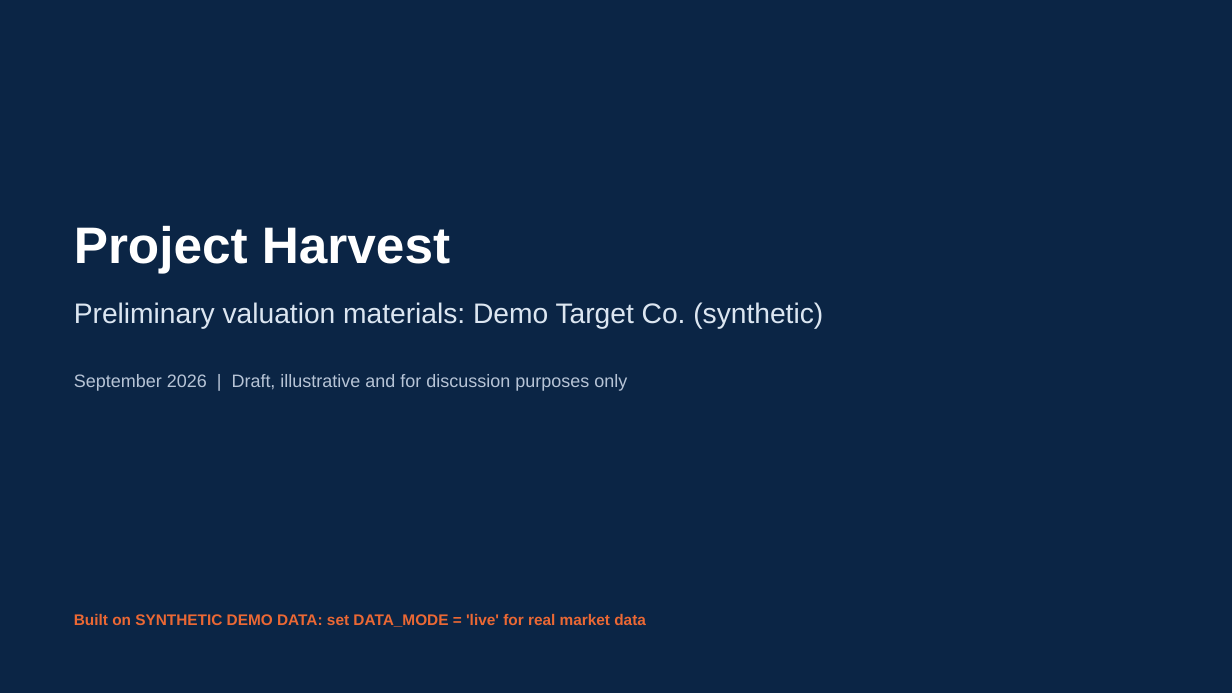
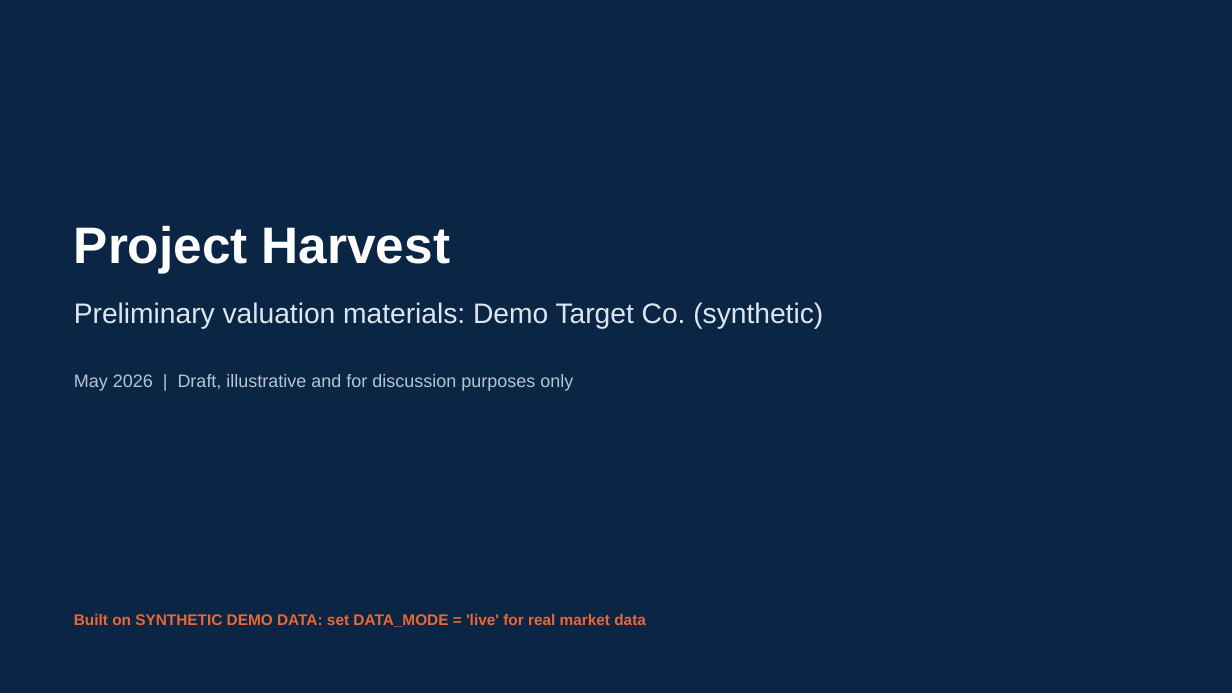
Before and after one commit to AlessandroRadice/Sell-side-valuation-engine, a slide deck: slide 1 of TGT_DEMO_pitchbook.pptx. Drawn at 1232x693 pixels with LibreOffice and Linux fonts; fonts in the diff are those of the drawing. Boxes give left, top, right and bottom in pixels: in the first picture for what was removed or moved away, otherwise in the second. Text is boxed around its words. In the diff, an @@ line names an element or a change of style, - is before the commit and + after.

```diff
--- a/TGT_DEMO_pitchbook.pptx
+++ b/TGT_DEMO_pitchbook.pptx
@@ text at [74,374,573,391]: text changed @@
-September 2026 | Draft, illustrative and for discussion purposes only
+May 2026 | Draft, illustrative and for discussion purposes only
```
Also in this commit, not shown: 2 other files.
